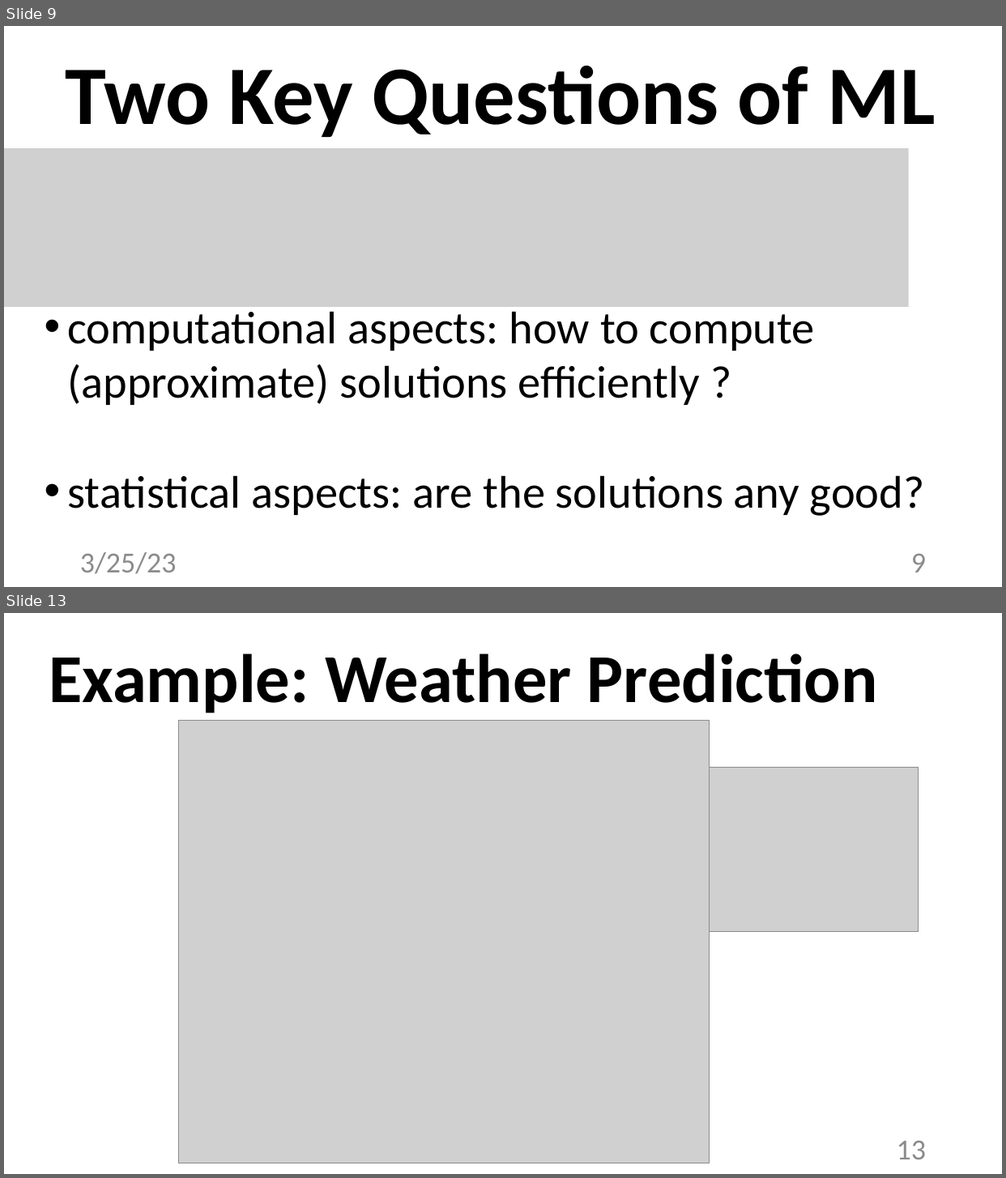
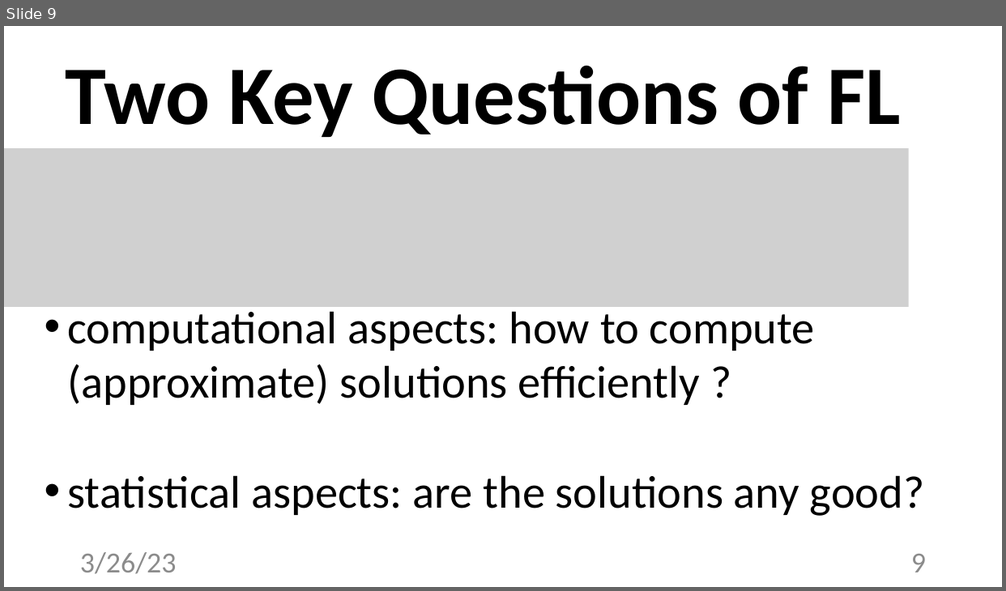
Before and after one commit to alexjungaalto/FederatedLearning, a slide deck: slides/CS-E4740_FLAlgos.pptx. Shown one above the other, each under a label of ours: slides 9 and 13 before the commit, slide 9 after it; the slides between them are not shown. The pictures are 1006x1178 and 1006x591 pixels, drawn with LibreOffice and Linux fonts; fonts in the diff are those of the drawing; grey boxes stand for pictures. Boxes give left, top, right and bottom in pixels: in the first picture for what was removed or moved away, otherwise in the second. Text is boxed around its words. In the diff, an @@ line names an element or a change of style, - is before the commit and + after.

```diff
--- a/slides/CS-E4740_FLAlgos.pptx
+++ b/slides/CS-E4740_FLAlgos.pptx
@@ slide 13 removed at (4,613,1002,1174), background #FFFFFF @@
@@ title removed at (49,653,878,713) @@
-Example: Weather Prediction
@@ picture removed at (178,721,709,1163) @@
@@ picture removed at (710,768,918,932) @@
@@ page number removed at (897,1141,926,1160) @@
-13
@@ slide 9 changed as well @@
@@ title at (66,66,900,137): text changed @@
-Two Key Questions of ML
+Two Key Questions of FL
@@ text at (80,552,177,574): text changed @@
-3/25/23
+3/26/23
```
Also in this commit, not shown: 11 other slides changed, 4 slides added, 24 other slides removed, 12 other files.
